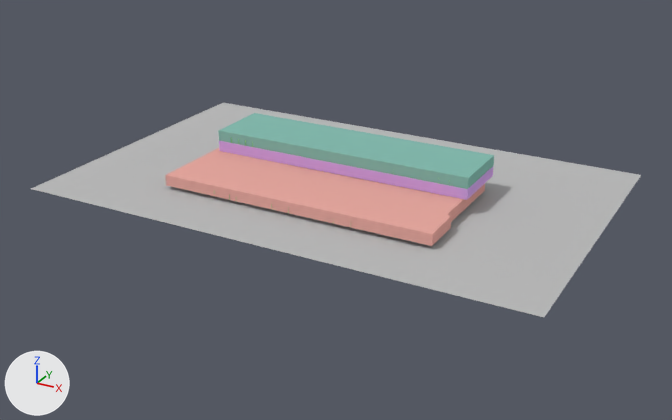
The Blender file Modelos/BUA_Edificio.blend: old version first, new version second.
One viewpoint serves both versions: a camera (50 mm lens) standing at (188.0, -336.0, 159.0) and looking at (2.0, 3.0, -10.0). Lighting does not change. The marker at lower left points along +X, +Y and +Z.

The first picture shows 'Paredes Planta Baja', 'Paredes Primera Planta', 'Paredes Segunda Planta', 'Plano'.
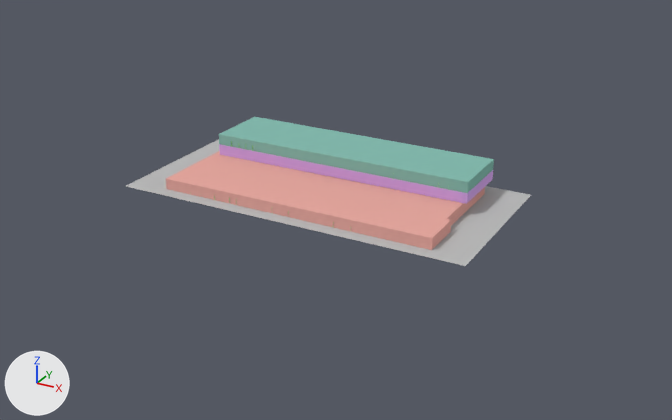
Boxes [x1, y1, x2, y2] around the edits, measured in the pictures (672 x 420 px):
'Plano', moved, rescaled (34% narrower, 40% shorter)
    before: [31, 103, 641, 317]
    after: [126, 139, 531, 266]
'Paredes Planta Baja', moved
    before: [165, 148, 485, 246]
    after: [166, 151, 485, 250]
'Paredes Segunda Planta', moved
    before: [218, 113, 494, 189]
    after: [219, 117, 494, 193]
'Paredes Primera Planta', moved
    before: [219, 141, 493, 200]
    after: [219, 144, 493, 204]

The change, as a diff of the scene's bpy script:
```diff
--- a/Modelos/BUA_Edificio.blend.py
+++ b/Modelos/BUA_Edificio.blend.py
@@ ob_paredes_primera_planta @@
 ob_paredes_primera_planta = bpy.data.objects.new('Paredes Primera Planta', me_wall_000)
-ob_paredes_primera_planta.location = (50.1, 13.5, 9.0)
+ob_paredes_primera_planta.location = (50.1, 13.5, 7.3)
@@ ob_paredes_planta_baja @@
 ob_paredes_planta_baja = bpy.data.objects.new('Paredes Planta Baja', me_wall_001)
-ob_paredes_planta_baja.location = (0.0, 0.0, 1.7)
+ob_paredes_planta_baja.location = (0.0, 0.0, 0.0)
@@ ob_plano @@
 ob_plano = bpy.data.objects.new('Plano', me_cube_000)
-ob_plano.location = (0.0, 0.0, 0.0)
+ob_plano.location = (-1.0, -7.0, 0.0)
+ob_plano.scale = (0.694, 0.527, 0.925)
@@ ob_paredes_segunda_planta @@
 ob_paredes_segunda_planta = bpy.data.objects.new('Paredes Segunda Planta', me_wall_002)
-ob_paredes_segunda_planta.location = (50.1, 13.5, 13.8)
+ob_paredes_segunda_planta.location = (50.1, 13.5, 12.0)
```
